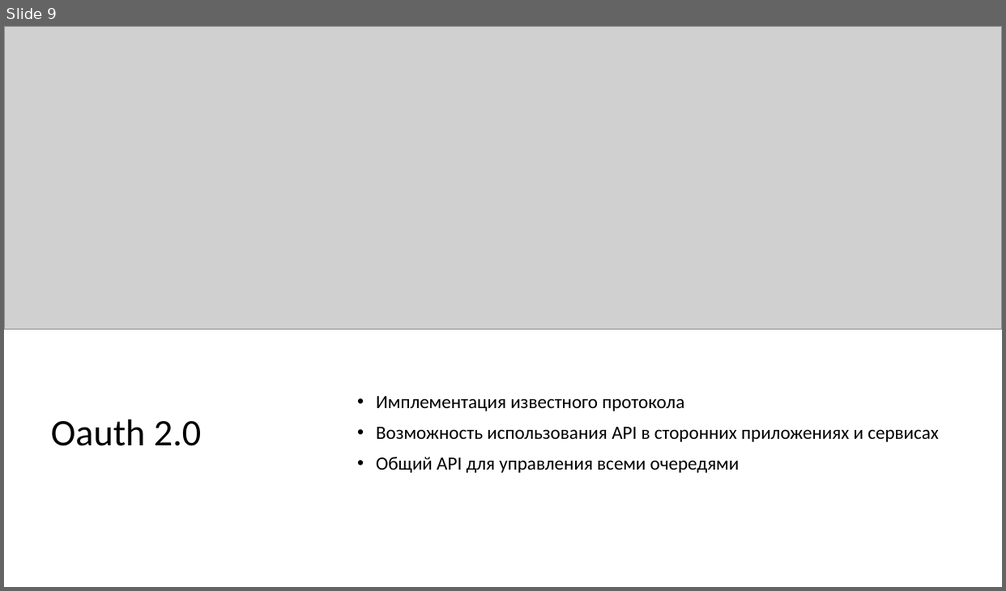
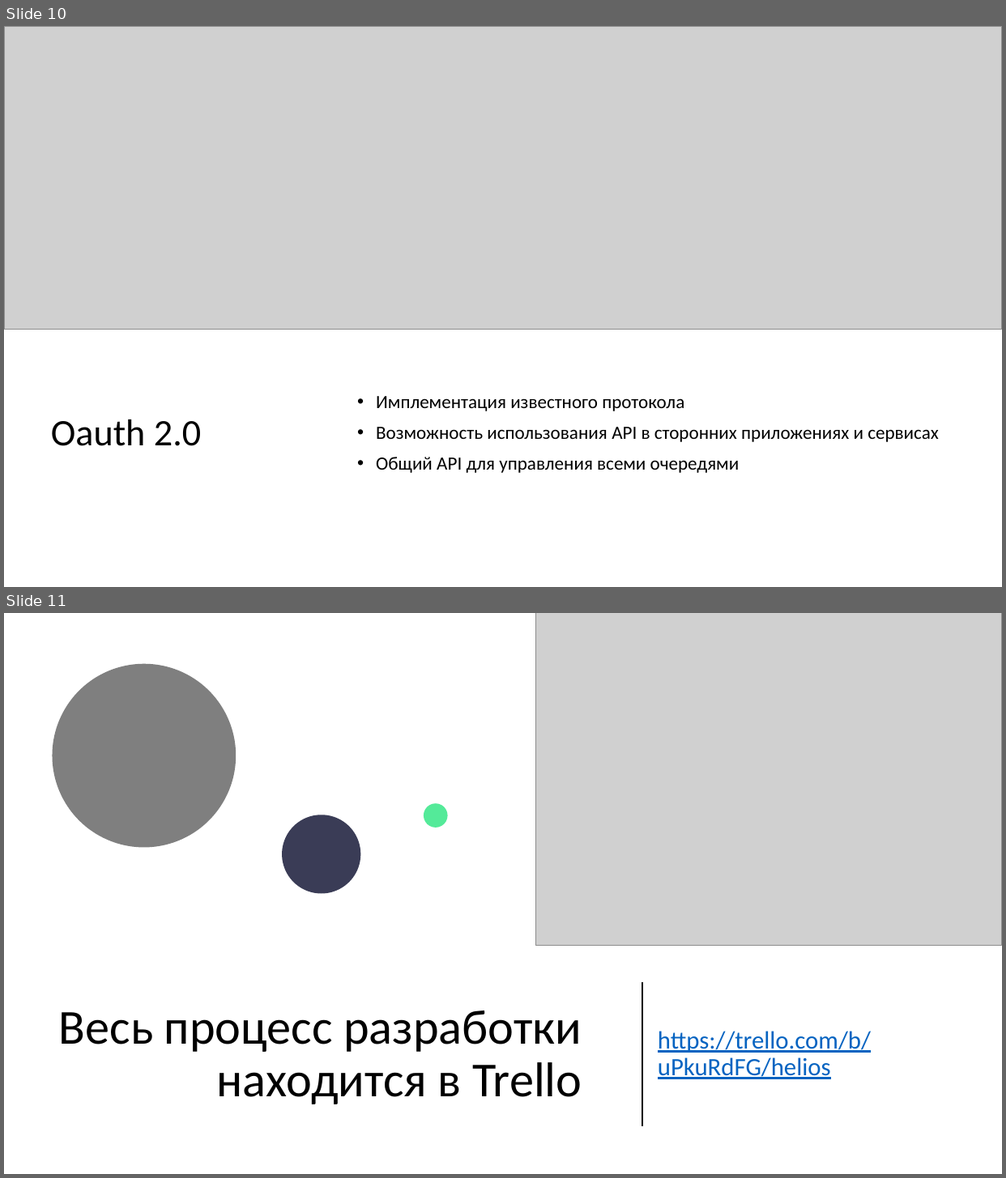
Before and after one commit to AppLoidx/helios-doc, a slide deck: Helios.pptx. Shown one above the other, each under a label of ours: slide 9 before the commit, slides 10 and 11 after it. The pictures are 1006x591 and 1006x1178 pixels, drawn with LibreOffice and Linux fonts; fonts in the diff are those of the drawing; grey boxes stand for pictures. Boxes give left, top, right and bottom in pixels: in the first picture for what was removed or moved away, otherwise in the second. Text is boxed around its words. In the diff, an @@ line names an element or a change of style, - is before the commit and + after.

```diff
--- a/Helios.pptx
+++ b/Helios.pptx
@@ slide 11 added at bbox=[4, 613, 1002, 1174], background #FCFCFC @@
@@ picture added at bbox=[535, 613, 1002, 945] @@
@@ ellipse added at bbox=[52, 664, 236, 847], fill #7F7F7F @@
@@ ellipse added at bbox=[424, 804, 448, 828], fill #54EA99 @@
@@ ellipse added at bbox=[282, 815, 360, 894], fill #3A3C56 @@
@@ line added from (642, 983) to (642, 1126), #363636 1.5 pt @@
@@ title added at bbox=[59, 1011, 582, 1105], 47 pt, text #363636 @@
+Весь процесс разработки находится в Trello
@@ text added at bbox=[658, 1031, 871, 1080], 24 pt, text #0563C1, underline @@
+https://trello.com/b/uPkuRdFG/helios
@@ what was slide 9 is now slide 10 @@
```
Also in this commit, not shown: 8 other slides changed, 2 other slides added, 1 other file.
